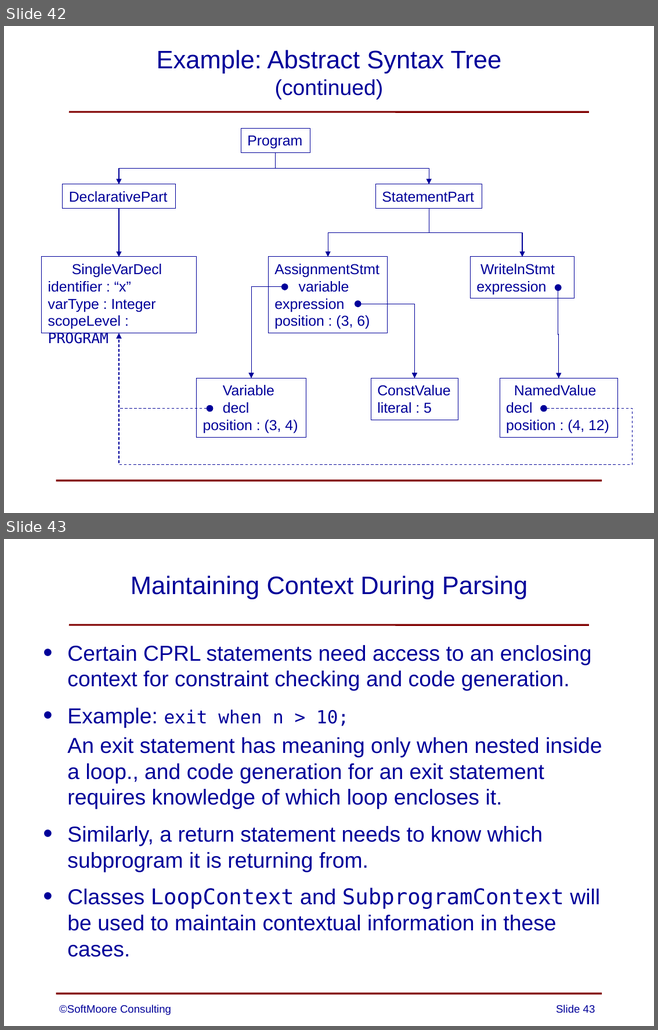
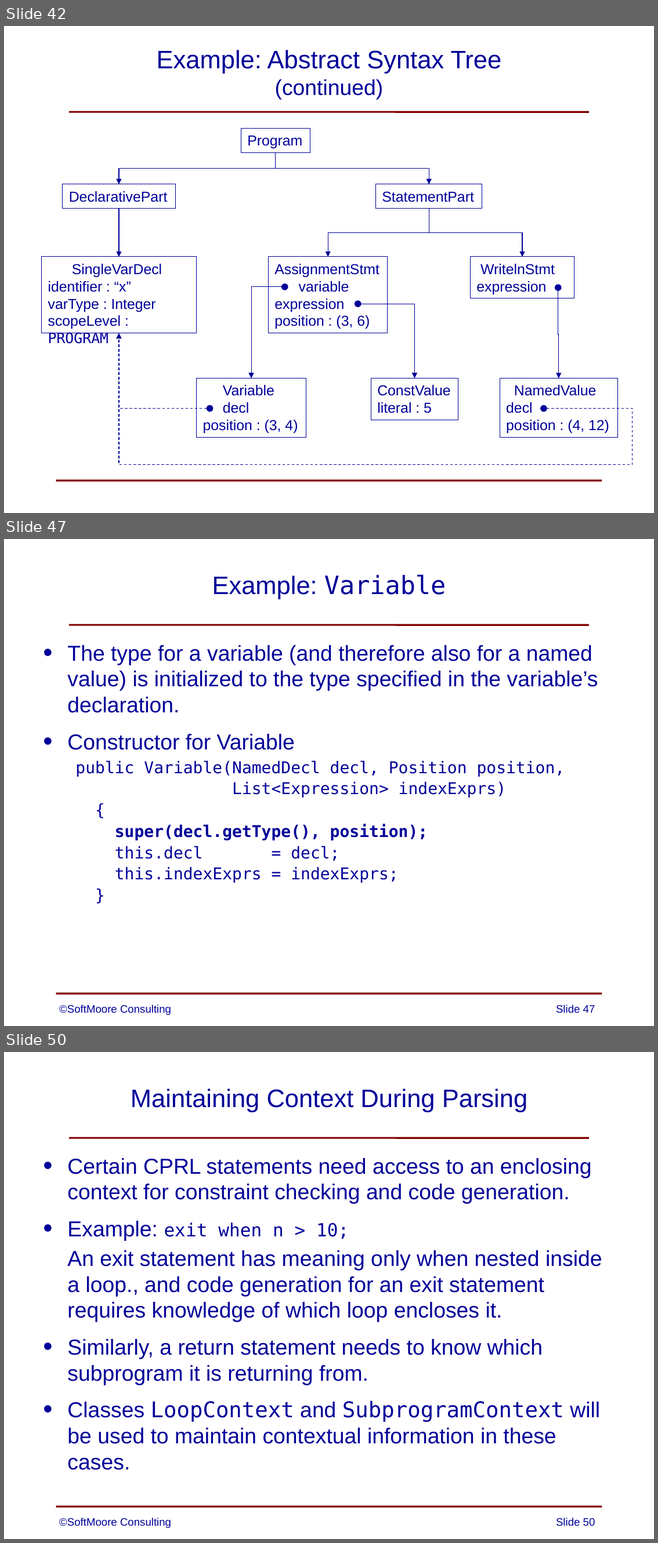
Before and after one commit to SoftMoore/CPRL, a slide deck: PowerPoint Slides/08 - Abstract Syntax Trees.pptx. Shown one above the other, each under a label of ours: slides 42 and 43 before the commit, slides 42, 47 and 50 after it; the slides between them are not shown. The pictures are 658x1030 and 658x1543 pixels, drawn with LibreOffice and Linux fonts; fonts in the diff are those of the drawing. Boxes give left, top, right and bottom in pixels: in the first picture for what was removed or moved away, otherwise in the second. Text is boxed around its words. In the diff, an @@ line names an element or a change of style, - is before the commit and + after.

```diff
--- a/PowerPoint Slides/08 - Abstract Syntax Trees.pptx
+++ b/PowerPoint Slides/08 - Abstract Syntax Trees.pptx
@@ slide 47 added at [4,539,654,1026], background #FFFFFF; not listed: 2 template elements that a slide beside it also shows @@
@@ title added at [212,574,445,599], 28 pt, text #000099 @@
+Example: Variable
@@ text added at [67,645,598,883], 18 pt, text #000099 @@
+• The type for a variable (and therefore also for a named value) is initialized to the type specified in the variable’s declaration.
+• Constructor for Variable
+  public Variable(NamedDecl decl, Position position,
+  List<Expression> indexExprs)
+  {
+  super(decl.getType(), position);
+  this.decl = decl;
+  this.indexExprs = indexExprs;
+  }
@@ text added at [59,1005,171,1015], 12 pt, text #000099 @@
+©SoftMoore Consulting
@@ page number added at [556,1005,595,1013], 12 pt, text #000099 @@
+Slide 47
@@ what was slide 43 is now slide 50 @@
@@ page number at [556,1518,595,1526]: text changed @@
-Slide 43
+Slide 50
```
Also in this commit, not shown: 6 other slides added, 3 other files.
